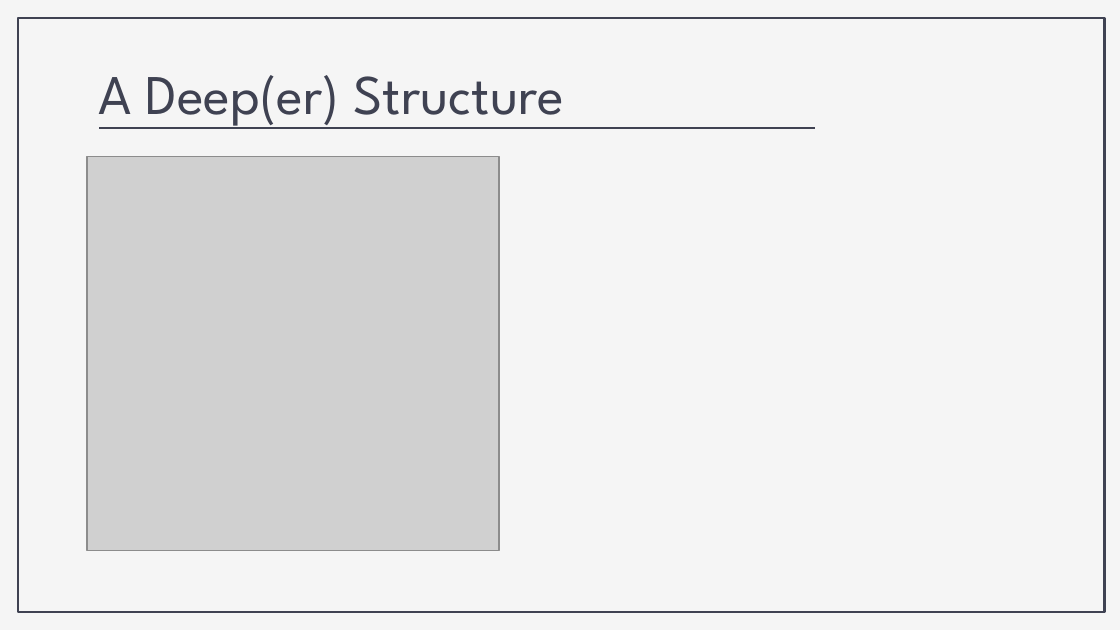
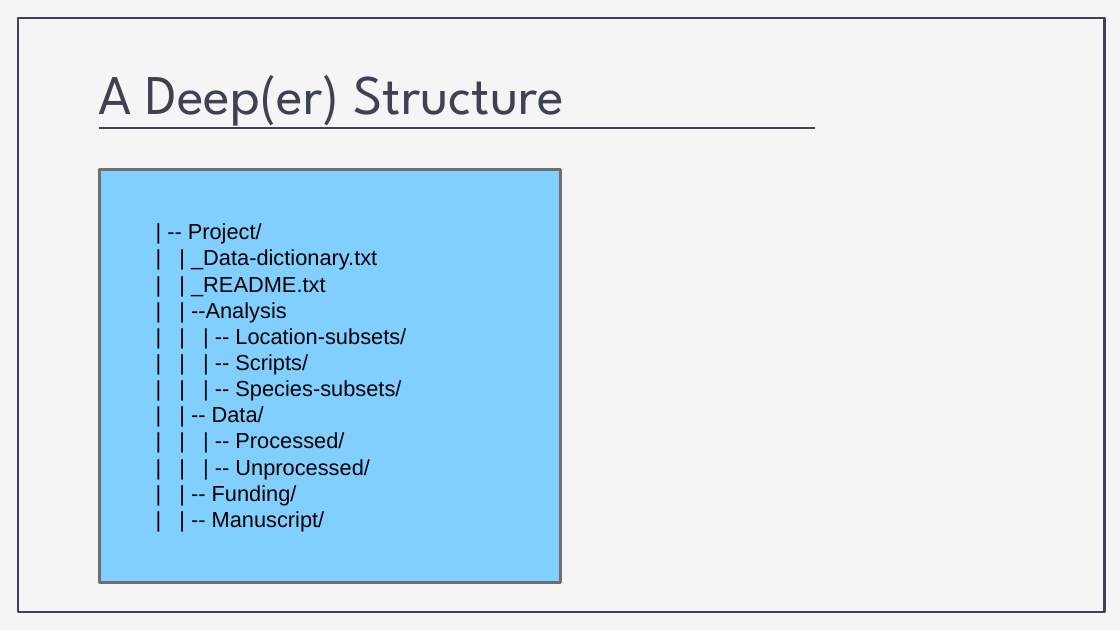
Before and after one commit to nickrochlin/rdm-jumpstart2, a slide deck: slide 21 of files/Block2-1_Files-and-Folders.pptx. Drawn at 1120x630 pixels with LibreOffice and Linux fonts; fonts in the diff are those of the drawing; grey boxes stand for pictures. Boxes give left, top, right and bottom in pixels: in the first picture for what was removed or moved away, otherwise in the second. Text is boxed around its words. In the diff, an @@ line names an element or a change of style, - is before the commit and + after.

```diff
--- a/files/Block2-1_Files-and-Folders.pptx
+++ b/files/Block2-1_Files-and-Folders.pptx
@@ picture removed at [87, 157, 500, 551] @@
@@ rectangle added at [100, 170, 561, 582], fill #81CFFF, outline #707070 2 pt @@
@@ text added at [188, 223, 406, 532], 14 pt, text #000000 @@
+| -- Project/
+| | _Data-dictionary.txt
+| | _README.txt
+| | --Analysis
+| | | -- Location-subsets/
+| | | -- Scripts/
+| | | -- Species-subsets/
+| | -- Data/
+| | | -- Processed/
+| | | -- Unprocessed/
+| | -- Funding/
+| | -- Manuscript/
```
Also in this commit, not shown: 3 other slides changed, 1 slide added, 1 slide removed, 2 other files.
